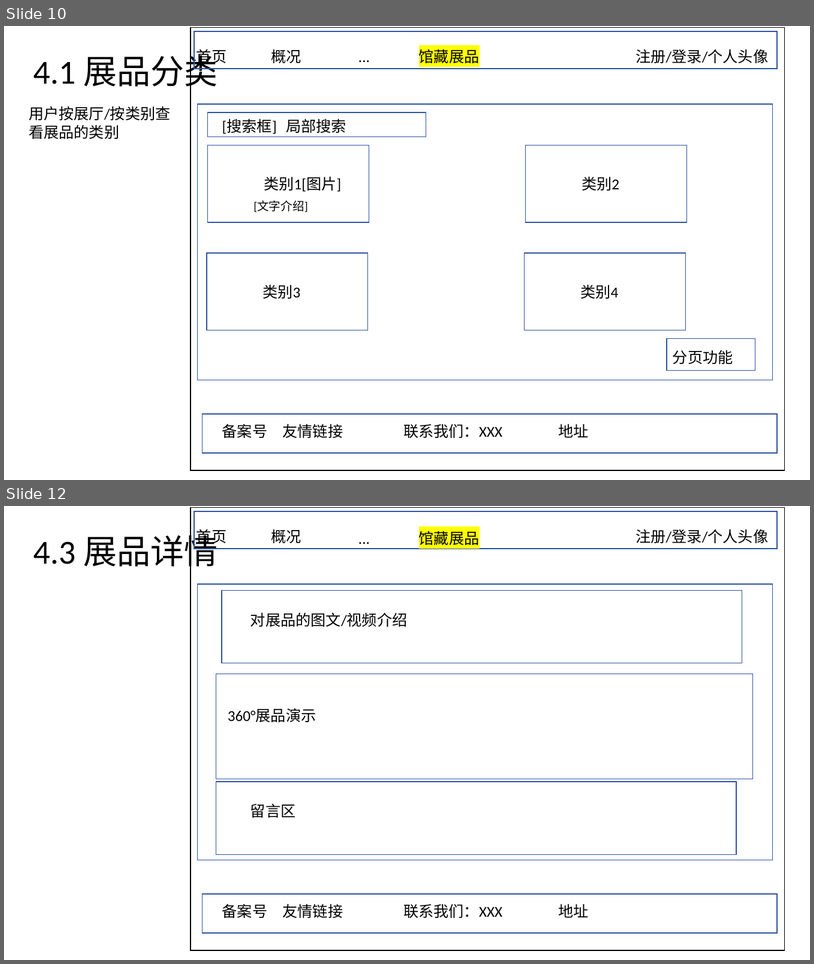
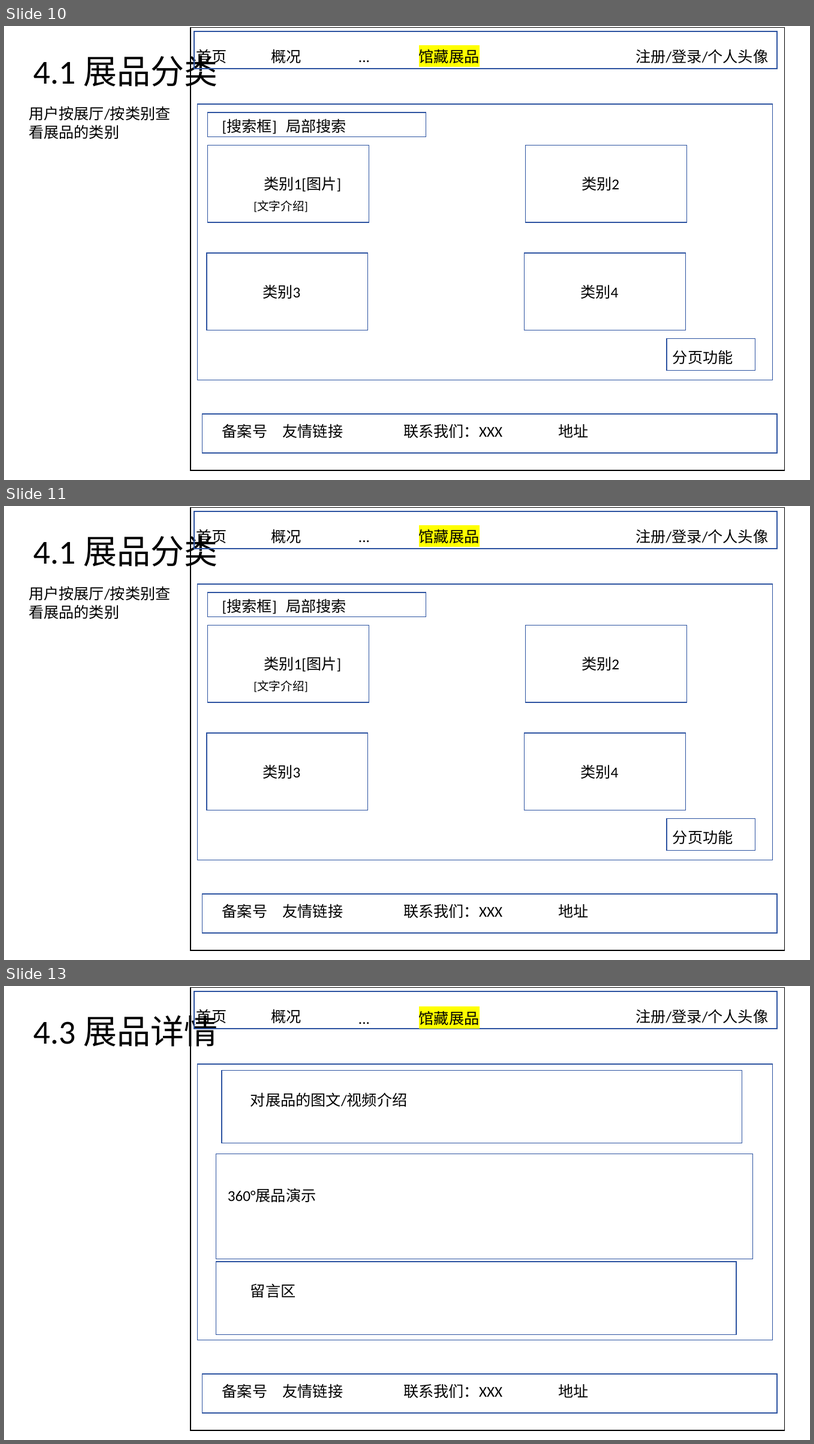
Before and after one commit to user14412/MCM, a slide deck: 其他/项目前端设计.pptx. Shown one above the other, each under a label of ours: slides 10 and 12 before the commit, slides 10, 11 and 13 after it; the slides between them are not shown. The pictures are 814x964 and 814x1444 pixels, drawn with LibreOffice and Linux fonts; fonts in the diff are those of the drawing. Boxes give left, top, right and bottom in pixels: in the first picture for what was removed or moved away, otherwise in the second. Text is boxed around its words. In the diff, an @@ line names an element or a change of style, - is before the commit and + after.

Commit message:
7.2 实现了馆藏展品页面，下一步实现藏品详情页面

```diff
--- a/其他/项目前端设计.pptx
+++ b/其他/项目前端设计.pptx
@@ slide 11 added at [4,506,810,960], background #FFFFFF @@
@@ rectangle added at [191,508,786,951], outline #000000 1 pt @@
@@ rectangle added at [195,511,778,549], outline #2E54A1 1 pt @@
@@ text added at [33,529,218,572], 40 pt, text #000000 @@
+4.1 展品分类
@@ text added at [197,529,227,546], 18 pt, text #000000 @@
+首页
@@ text added at [271,529,301,543], 18 pt, text #000000 @@
+概况
@@ text added at [419,529,480,543], 18 pt, text #000000 @@
+... 馆藏展品
@@ text added at [636,529,768,543], 18 pt, text #000000 @@
+注册/登录/个人头像
@@ text added at [29,586,171,619], 18 pt, text #000000 @@
+用户按展厅/按类别查看展品的类别
@@ rectangle added at [198,584,773,860], outline #2E54A1 1 pt @@
@@ rectangle added at [208,592,426,617], outline #2E54A1 1 pt @@
@@ text added at [222,598,347,614], 18 pt, text #000000 @@
+[搜索框] 局部搜索
@@ rectangle added at [208,625,369,703], outline #2E54A1 1 pt @@
@@ rectangle added at [526,625,687,703], outline #2E54A1 1 pt @@
@@ text added at [264,657,341,672], 18 pt, text #000000 @@
+类别1[图片]
@@ text added at [582,657,620,670], 18 pt, text #000000 @@
+类别2
@@ text added at [254,681,308,692], 14 pt, text #000000 @@
+[文字介绍]
@@ rectangle added at [207,733,368,810], outline #2E54A1 1 pt @@
@@ rectangle added at [525,733,686,810], outline #2E54A1 1 pt @@
@@ text added at [263,765,300,778], 18 pt, text #000000 @@
+类别3
@@ text added at [581,765,618,778], 18 pt, text #000000 @@
+类别4
@@ rectangle added at [667,818,755,850], outline #2E54A1 1 pt @@
@@ text added at [673,830,734,844], 18 pt, text #000000 @@
+分页功能
@@ rectangle added at [203,894,778,933], outline #2E54A1 1 pt @@
@@ text added at [222,903,503,918], 18 pt, text #000000 @@
+备案号 友情链接 联系我们：XXX
@@ text added at [558,903,588,918], 18 pt, text #000000 @@
+地址
@@ what was slide 12 is now slide 13 @@
```
Also in this commit, not shown: 1 slide changed, 11 other files.
